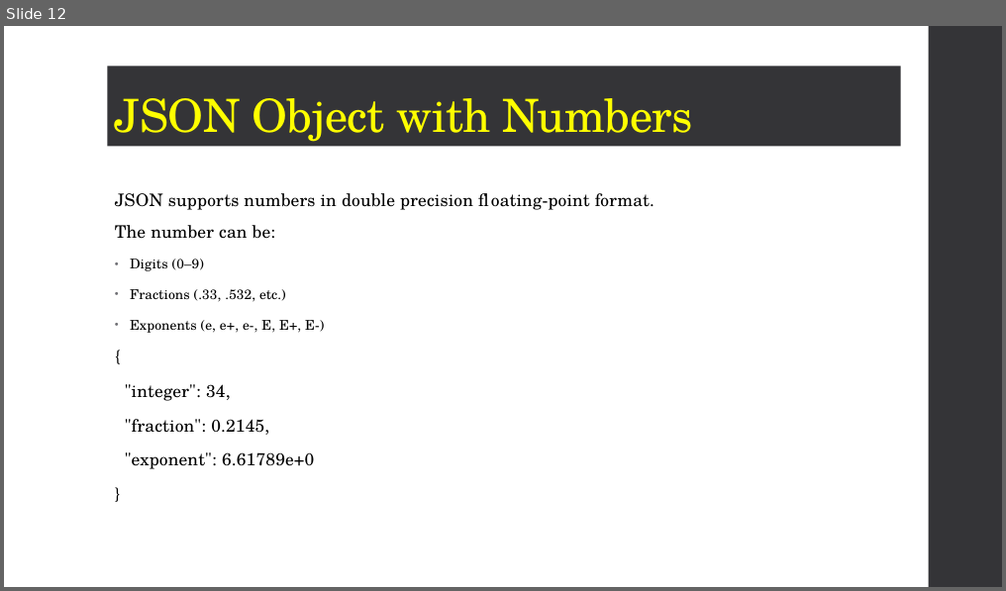
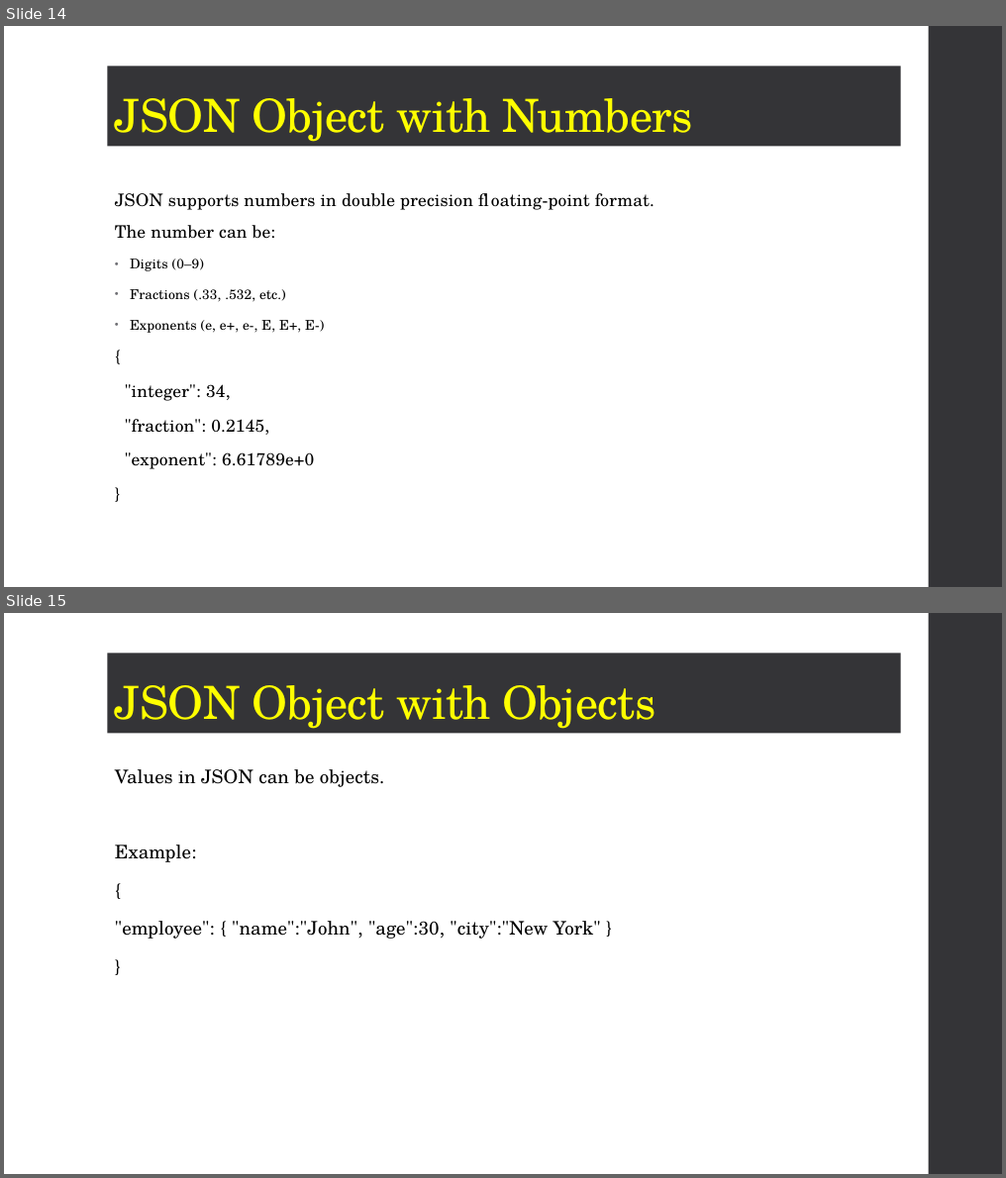
Before and after one commit to tubahoorain/notes, a slide deck: JSON.pptx. Shown one above the other, each under a label of ours: slide 12 before the commit, slides 14 and 15 after it. The pictures are 1006x591 and 1006x1178 pixels, drawn with LibreOffice and Linux fonts; fonts in the diff are those of the drawing. Boxes give left, top, right and bottom in pixels: in the first picture for what was removed or moved away, otherwise in the second. Text is boxed around its words. In the diff, an @@ line names an element or a change of style, - is before the commit and + after.

```diff
--- a/JSON.pptx
+++ b/JSON.pptx
@@ slide 15 added at [4,613,1002,1174], background #FFFFFF; not listed: 1 template element that a slide beside it also shows @@
@@ title added at [107,653,901,733], fill #353537, 44 pt, text #FFFF00 @@
+JSON Object with Objects
@@ text added at [115,769,601,939], 18 pt, text #000000 @@
+Values in JSON can be objects.
+Example:
+{
+"employee": { "name":"John", "age":30, "city":"New York" }
+}
@@ what was slide 12 is now slide 14 @@
```
Also in this commit, not shown: 1 slide changed, 6 other slides added.
